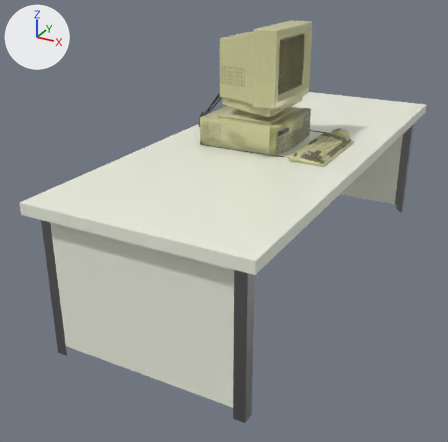
The glTF model frontend/assets/Room/Room.glb as it was, and as the next commit left it.
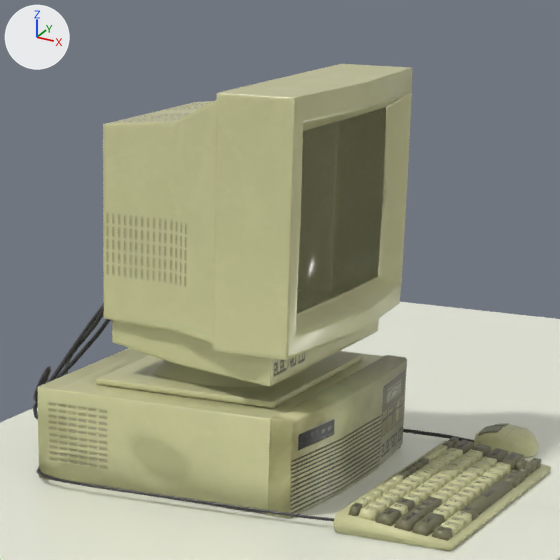
There are two pictures of each version: one whole from a camera (50 mm lens) standing at (1.24, -2.75, 1.59) and looking at (-0.14, -0.23, 0.33), one close up on the part from 42% to 80% of the width and 0% to 38% of the height. The axes (+X, +Y, +Z) are drawn at upper left. The lights are the same throughout. Where no turn or scale is listed for an object, it has been applied to the vertices. Vertices at the same position are counted once.

Script lines for the objects in view, before the commit:
```python
me_cube_003 = bpy.data.meshes.new('Cube.003')
me_cube_003.from_pydata(...)  # 95 vertices, 176 faces; spans x -0.5..0.5, y -1.2..1.2, z 0.0..0.7
# faces by material slot: [42, 134]
me_cube_003.materials.append(mat_metal)  # grey #969696
me_cube_003.materials.append(mat_whiteplastic)  # white #f2f4e4
me_monitor_002_001 = bpy.data.meshes.new('Monitor_002.001')
me_monitor_002_001.from_pydata(...)  # 25 vertices, 40 faces; spans x 0.11..0.136, y -0.147..0.147, z -0.01..0.233
me_monitor_002_001.materials.append(mat_monitor_glass)
me_mouse_001 = bpy.data.meshes.new('Mouse_001')
me_mouse_001.from_pydata(...)  # 68 vertices, 124 faces; spans x -0.041..0.056, y -0.0329..0.033, z -0.0221..0.0167
me_mouse_001.materials.append(mat_mouse_cream)
ob_cube = bpy.data.objects.new('Cube', me_cube_003)
ob_cube.location = (0.0, 0.0, 0.0)
ob_monitor_screen = bpy.data.objects.new('Monitor_Screen', me_monitor_002_001)
ob_monitor_screen.location = (-0.02, -0.003, 0.981)
ob_mouse_001_005 = bpy.data.objects.new('Mouse_001.005', me_mouse_001)
ob_mouse_001_005.location = (0.262, 0.258, 0.723)
# also in view: 'KeyBoard_002.005' at (0.28, -0.03, 0.72); 'PC_004.007' at (-0.08, -0.01, 0.77); 'NurbsPath.020' at (-0.28, -0.05, 0.86); 'NurbsPath.014' at (-0.06, -0.11, 0.73); 'Monitor_002.007' at (-0.04, 0.0, 1.05)
```
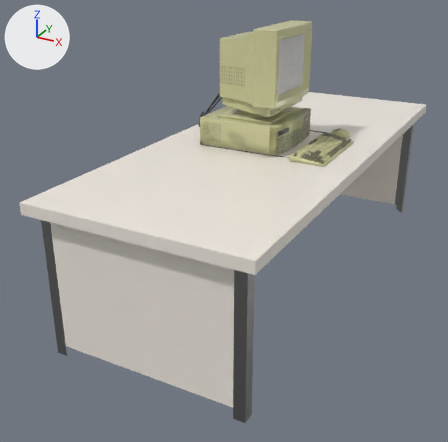
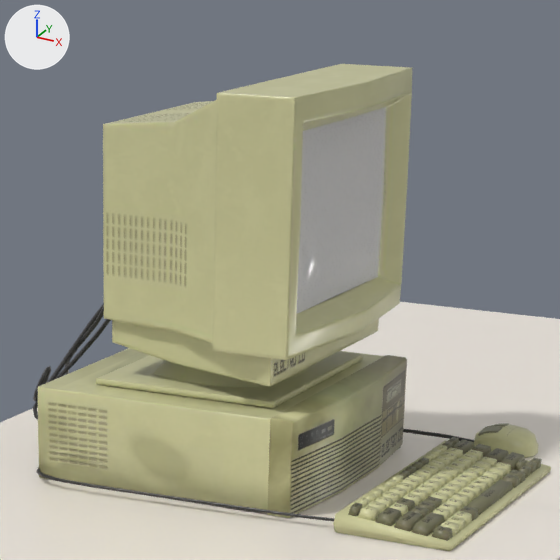
Where the newer file only moved an object's origin or applied its transform, the numbers keep the older frame.

Changed parts and their boxes [x1, y1, x2, y2] in the close-ups (560 x 560 px):
'Monitor_Screen', reshaped (not visible before): after [296, 107, 386, 314]

Patch to the scene script:
```diff
--- a/frontend/assets/Room/Room.glb.py
+++ b/frontend/assets/Room/Room.glb.py
@@ mat_material_001 @@
+mat_material_001 = principled_material('Material.001')
+mat_material_001.base_color = (0.8, 0.8, 0.8)  # white #e7e7e7
@@ me_monitor_002_001 @@
 # used by ob_monitor_screen; location = (-0.02, -0.003, 0.981)
-me_monitor_002_001.from_pydata(...)  # 25 vertices, 40 faces; spans x 0.11..0.136, y -0.147..0.147, z -0.01..0.233
-me_monitor_002_001.materials.append(mat_monitor_glass)
+me_monitor_002_001.from_pydata(...)  # 6 vertices, 4 faces; spans x 0.11..0.113, y -0.147..0.147, z -0.01..0.233
+# me_monitor_002_001 part 1
+# 19 vertices are removed from x 0.113..0.136, y -0.126..0.126, z -0.01..0.233
+# 40 faces are deleted
+# 4 new faces join them
+me_monitor_002_001.materials.append(mat_material_001)  # white #e7e7e7
```
